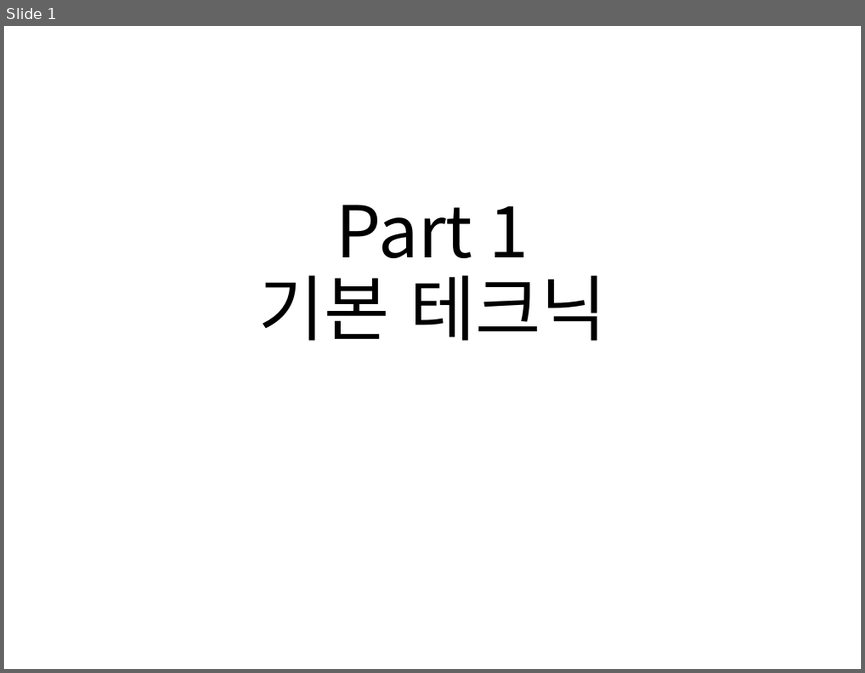
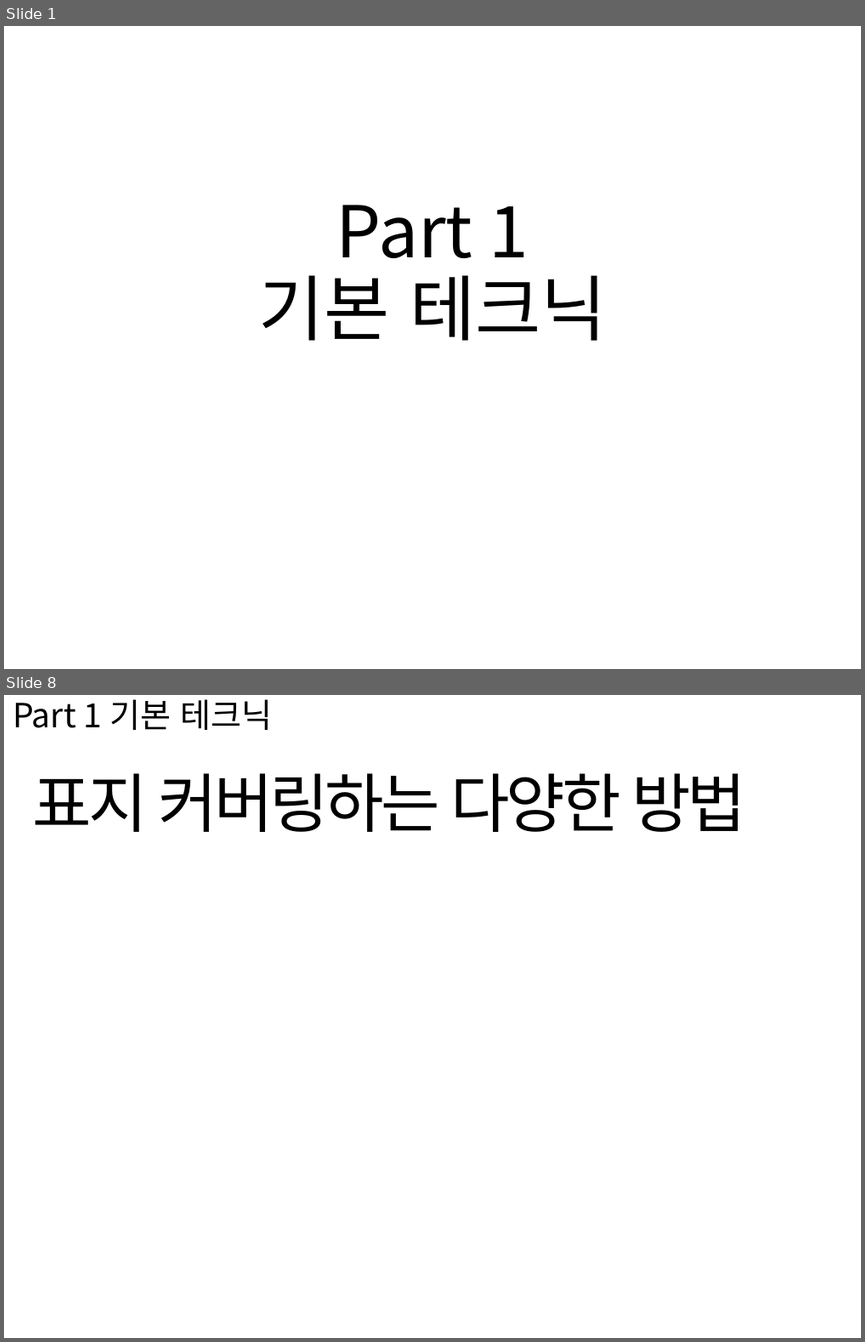
Before and after one commit to kimdaehee5609/BOOK_Bind, a slide deck: doc/책 제본.pptx. Shown one above the other, each under a label of ours: slide 1 before the commit, slides 1 and 8 after it; the slides between them are not shown. The pictures are 865x673 and 865x1342 pixels, drawn with LibreOffice and Linux fonts; fonts in the diff are those of the drawing. Boxes give left, top, right and bottom in pixels: in the first picture for what was removed or moved away, otherwise in the second. Text is boxed around its words. In the diff, an @@ line names an element or a change of style, - is before the commit and + after.

```diff
--- a/doc/책 제본.pptx
+++ b/doc/책 제본.pptx
@@ slide 8 added at bbox=[4, 695, 861, 1338], background #FFFFFF @@
@@ text added at bbox=[12, 699, 272, 730], 28 pt, text #000000 @@
+Part 1 기본 테크닉
@@ title added at bbox=[33, 773, 746, 832], 54 pt, text #000000 @@
+표지 커버링하는 다양한 방법
```
Also in this commit, not shown: 4 slides changed, 2 other slides added, 8 other files.
